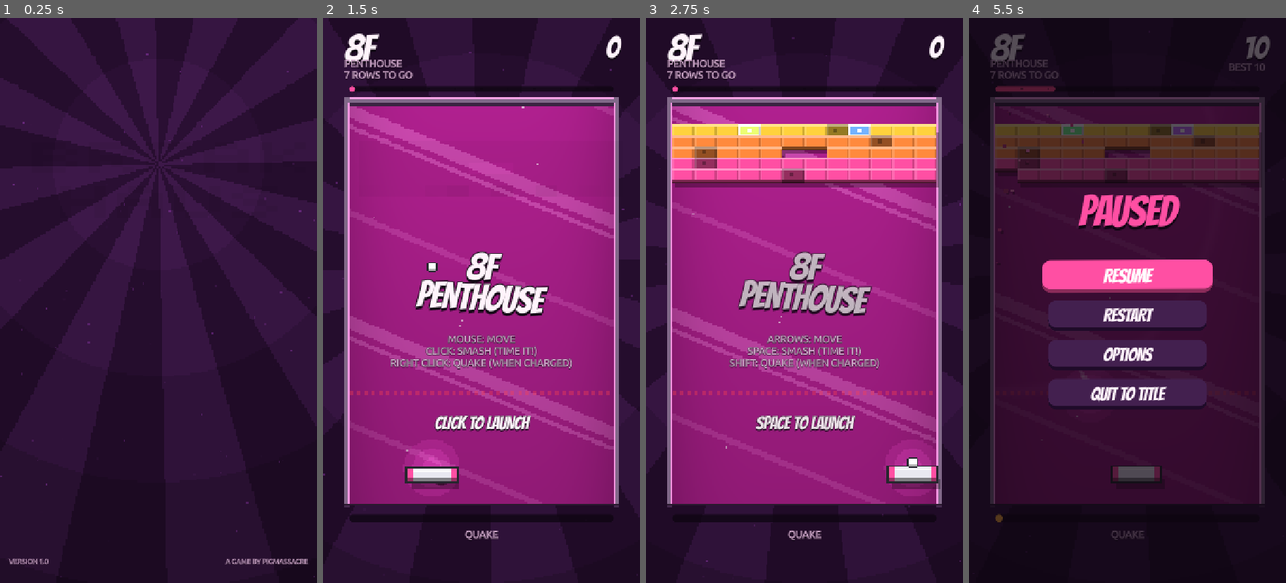
Above: before the commit, frames 1-4 (left to right).
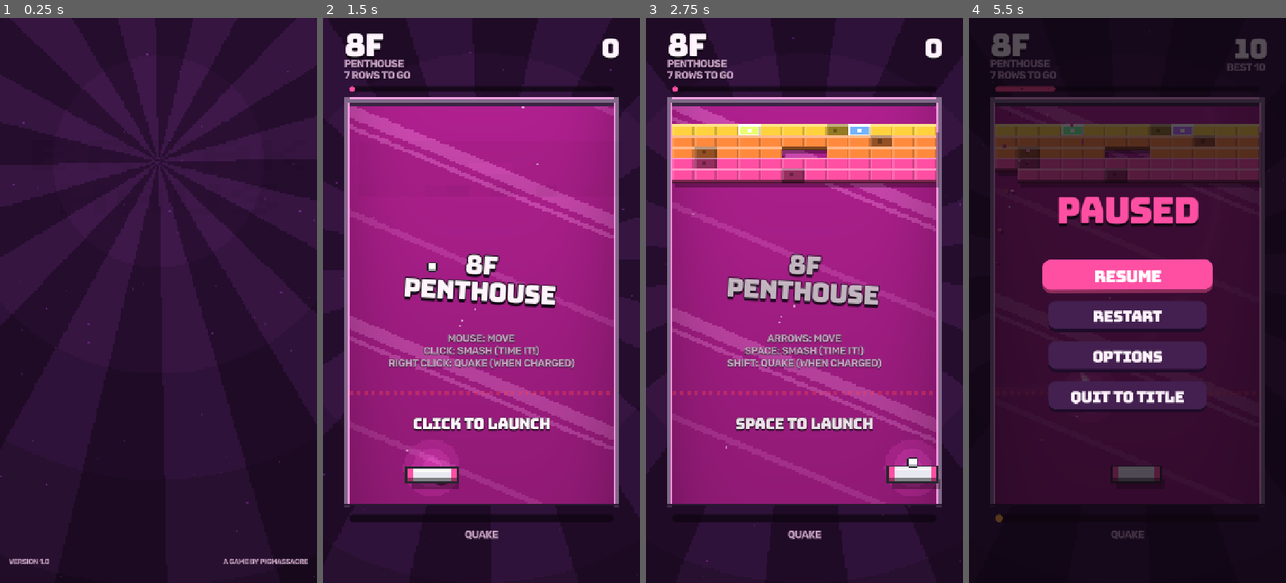
Above: after the commit, the same moments.

Repository: Pigmassacre/Breakhaus
Game: Godot game, scene res://src/main.tscn
Same seed, same stepped clock (60 frames per second), same inputs: the game is played once before the commit and once after it.
Inputs (mouse positions are in pixels of both pictures, inside the frame that each line leads up to):
- Up to frame 1 (0.25 s): no input
- Up to frame 2 (1.5 s): tap Enter (ui_accept) at 0.5, 0.77 s; move the mouse to (551, 272) at 0.52 s; hold Right (move_right) 0.53-1.25 s; hold Shift (quake) 0.53-1.25 s; click (551, 272) at 0.67 s; drag from (418, 328) to (465, 413) at 1.27 s
- Up to frame 3 (2.75 s): tap Enter (ui_accept) at 2 s; move the mouse to (836, 176) at 2.02 s; hold Right (move_right) from 2.03 s (still down); hold Space (smash) from 2.03 s (still down); tap Shift (quake) at 2.3 s
- Up to frame 4 (5.5 s): release Right (move_right) at 2.75 s; release Space (smash) at 2.75 s; drag from (1111, 413) to (1032, 215) at 2.77 s; move the mouse to (1222, 385) at 3.52 s; hold Left (move_left) 3.53-4.25 s; hold Shift (quake) 3.53-4.25 s; tap E at 3.6 s; tap Enter (ui_accept) at 3.77 s; drag from (1032, 215) to (1079, 159) at 4.27 s; move the mouse to (1143, 300) at 5.02 s; hold Down (ui_down) from 5.03 s (still down); hold Shift (quake) from 5.03 s (still down); tap P at 5.1 s; click (1143, 300) at 5.17 s

The runs differ from the first frame. In frame 1, 0.4% of the frame differs, in the area x 2-98%, y 7-97%; in frame 2, 5.4%; in frame 3, 5.3%; in frame 4, 5.4%, in the area x 6-96%, y 2-93%.

Commit message:
Bungee and Rubik for the UI, in place of Bangers and Ubuntu
Bungee (a face made for signs on buildings) for the big words and Rubik
Bold for the small print, both MSDF. Bungee is wider, so the display
sizes come down a step, the big messages a scale, and in portrait the
Rush clock moves to the second line; the help page's arrows are Bungee's
own.

Co-Authored-By: Claude Opus 5.5 <noreply@anthropic.com>

Diff:
--- a/src/play/hud.gd
+++ b/src/play/hud.gd
@@ -157,13 +157,14 @@
 		_mode_label.horizontal_alignment = align_left
 		_place(_clock, Rect2(x1 + 40, top + 190, column, 80))
 		_clock.horizontal_alignment = align_left
+		_clock.add_theme_font_size_override("font_size", UI.font_size(6))
 	else:
-		_place(_floor_label, Rect2(x0, top - 150, width * 0.4, 60))
+		_place(_floor_label, Rect2(x0, top - 160, width * 0.4, 60))
 		_place(_floor_name, Rect2(x0, top - 88, width * 0.6, 24))
 		_place(_rows_label, Rect2(x0, top - 62, width * 0.6, 24))
 		_place(_score_label, Rect2(x0 + width * 0.35, top - 146, width * 0.65, 50))
 		_place(_best_label, Rect2(x0 + width * 0.4, top - 80, width * 0.6, 24))
-		_effects_at = Vector2(rect.position.x, top - 100.0)
+		_effects_at = Vector2(rect.position.x, top - 88.0)
 		for l: Label in [_floor_label, _floor_name, _rows_label]:
 			l.horizontal_alignment = align_left
 		for l: Label in [_score_label, _best_label]:
@@ -171,8 +172,10 @@
 		_tower.visible = false
 		_place(_mode_label, Rect2(x0, view.y - 44, width, 30))
 		_mode_label.horizontal_alignment = HORIZONTAL_ALIGNMENT_CENTER
-		_place(_clock, Rect2(x0 + width * 0.3, top - 160, width * 0.4, 80))
+		# Over the board the top line is full: the clock goes on the second, between the floor's name and the best.
+		_place(_clock, Rect2(x0 + width * 0.3, top - 112, width * 0.4, 50))
 		_clock.horizontal_alignment = HORIZONTAL_ALIGNMENT_CENTER
+		_clock.add_theme_font_size_override("font_size", UI.font_size(4))
 	var at := func(board_y: float) -> float: return rect.position.y + board_y * zoom
 	_place(_combo_label, Rect2(rect.get_center().x - 120, at.call(30.0), 240, 40))
 	_place(_combo_mult, Rect2(rect.get_center().x - 120, at.call(72.0), 240, 24))
@@ -433,7 +436,7 @@
 
 
 ## The big words over the board, punched in and faded out.
-func show_message(text: String, color := UI.INK, hold := 0.6, scale := 7) -> void:
+func show_message(text: String, color := UI.INK, hold := 0.6, scale := 6) -> void:
 	if _message_tween:
 		_message_tween.kill()
 	_message.text = text
@@ -452,4 +455,4 @@
 func floor_card(level: int) -> void:
 	var title := Floors.label(level)
 	var sub: String = Floors.theme(level)["name"] if level < Balance.FLOORS else "Deeper..."
-	show_message("%s\n%s" % [title, sub.to_upper()], UI.INK, 1.4, 6)
+	show_message("%s\n%s" % [title, sub.to_upper()], UI.INK, 1.4, 5)
--- a/src/ui/help.gd
+++ b/src/ui/help.gd
@@ -31,15 +31,11 @@
 	nav.alignment = BoxContainer.ALIGNMENT_CENTER
 	nav.add_theme_constant_override("separation", 20)
 	column.add_child(nav)
-	var prev := UI.button("←", func() -> void: _turn(-1), 90)
+	var prev := UI.button("◀", func() -> void: _turn(-1), 90)
 	_page_label = UI.label("", 2, UI.DIM)
 	_page_label.custom_minimum_size = Vector2(90, 0)
-	var next := UI.button("→", func() -> void: _turn(1), 90)
+	var next := UI.button("▶", func() -> void: _turn(1), 90)
 	var back := UI.button("BACK", go_back, 200)
-	# Bangers has no arrows; Ubuntu does.
-	for b: Button in [prev, next]:
-		b.add_theme_font_override("font", UI.body_font())
-		b.add_theme_font_size_override("font_size", UI.font_size(4))
 	for c: Control in [prev, _page_label, next, back]:
 		nav.add_child(c)
 	for b: Button in [prev, next, back]:
--- a/src/ui/ui_kit.gd
+++ b/src/ui/ui_kit.gd
@@ -1,15 +1,14 @@
 class_name UI
 ## The look of every menu and of the HUD: flat and HD over the pixel-art
-## game. Big words in Bangers, small ones in Ubuntu Bold, both as MSDF fonts
-## so they stay sharp however they are scaled; rounded flat buttons with a
+## game. Big words in Bungee (a face made for signs on buildings, for a
+## haus), small ones in Rubik Bold (rounded at the corners, like the
+## buttons), both as MSDF fonts so they stay sharp however they are scaled; rounded flat buttons with a
 ## darker lip under them that they press down into; and a Spring on every
 ## button, slider and switch so they grow, lean and boing as the cursor,
 ## the keys or a finger get to them.
 
-const DISPLAY_PATH := "res://assets/fonts/Bangers-Regular.ttf"
-## The variable Ubuntu, set to bold.
-const BODY_PATH := "res://assets/fonts/Ubuntu.ttf"
-const BODY_WEIGHT := 700
+const DISPLAY_PATH := "res://assets/fonts/Bungee-Regular.ttf"
+const BODY_PATH := "res://assets/fonts/Rubik-Bold.ttf"
 
 const INK := Color("fff4fb")
 const DIM := Color("c9a3c4")
@@ -24,7 +23,7 @@
 const LIP := 8
 
 static var _display: FontFile
-static var _body: FontVariation
+static var _body: FontFile
 static var _theme: Theme
 static var _round_box: StyleBoxFlat
 
@@ -37,20 +36,18 @@
 
 static func body_font() -> Font:
 	if _body == null:
-		_body = FontVariation.new()
-		_body.base_font = load(BODY_PATH) as FontFile
-		_body.variation_opentype = {TextServerManager.get_primary_interface().name_to_tag("wght"): BODY_WEIGHT}
+		_body = load(BODY_PATH) as FontFile
 	return _body
 
 
-## Big text (scale 3 and up) is Bangers, small text Ubuntu.
+## Big text (scale 3 and up) is Bungee, small text Rubik.
 static func font_for(scale: int) -> Font:
 	return display_font() if scale >= 3 else body_font()
 
 
 ## The size in pixels of text at `scale` (the steps the old bitmap font came in).
 static func font_size(scale: int) -> int:
-	return scale * 13 if scale >= 3 else 8 + scale * 7
+	return scale * 11 if scale >= 3 else 8 + scale * 7
 
 
 ## A label at `scale`: 1 and 2 for small print, 3 for buttons, up to 8 for the biggest words.
Not shown, changed: CREDITS.txt
Not shown, removed: assets/fonts/Bangers-OFL.txt
Binary file removed: assets/fonts/Bangers-Regular.ttf
Not shown, added: assets/fonts/Bungee-OFL.txt
Binary file added: assets/fonts/Bungee-Regular.ttf
Not shown, changed: assets/fonts/Bungee-Regular.ttf.import
Binary file added: assets/fonts/Rubik-Bold.ttf
Not shown, changed: assets/fonts/Rubik-Bold.ttf.import
Not shown, added: assets/fonts/Rubik-OFL.txt
Not shown, removed: assets/fonts/Ubuntu-LICENCE.txt
Binary file removed: assets/fonts/Ubuntu.ttf
Not shown, changed: README.md
(and 1 more such lines)
